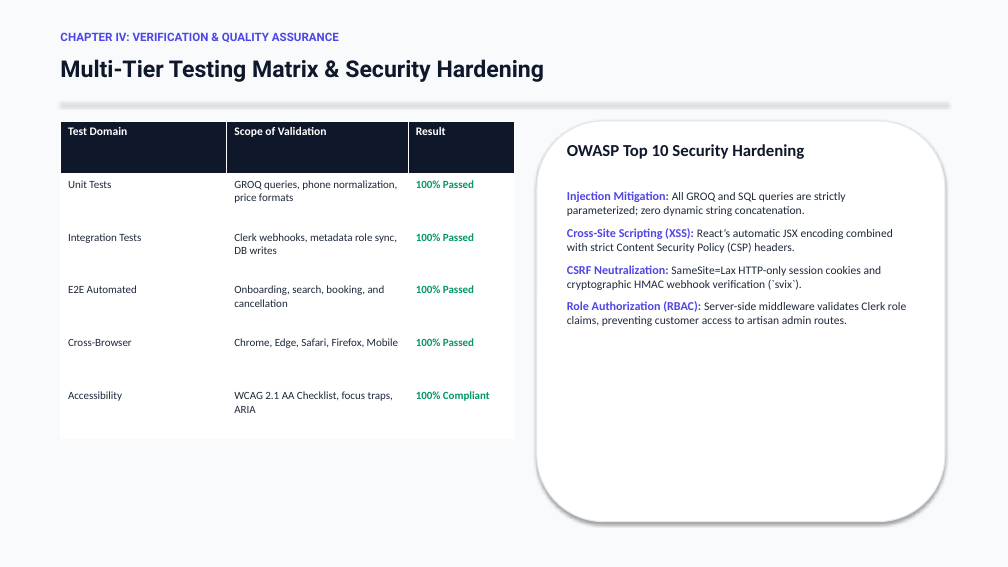
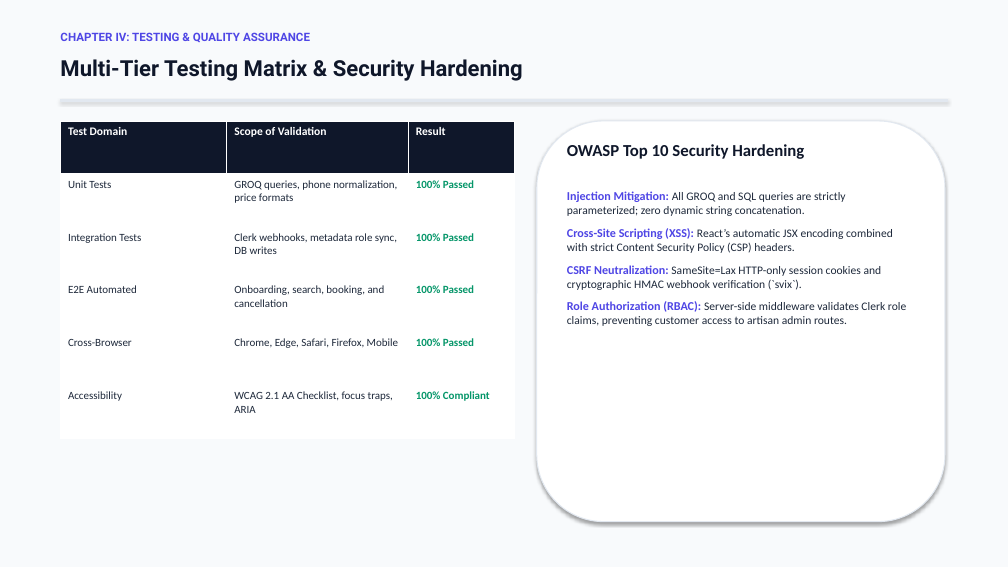
Before and after one commit to emperiumsoul/fix-it-marketplace, a slide deck: slide 16 of Fix_It_Marketplace_Defense_Presentation.pptx (slide 14 before the commit). Drawn at 1008x567 pixels with LibreOffice and Linux fonts; fonts in the diff are those of the drawing. Boxes give left, top, right and bottom in pixels: in the first picture for what was removed or moved away, otherwise in the second. Text is boxed around its words. In the diff, an @@ line names an element or a change of style, - is before the commit and + after.

```diff
--- a/Fix_It_Marketplace_Defense_Presentation.pptx
+++ b/Fix_It_Marketplace_Defense_Presentation.pptx
@@ text "Multi-Tier Testing Matrix & Security ..." at [60, 59, 523, 81]: size 22 to 21 pt @@
@@ text at [60, 32, 310, 42]: text changed @@
-CHAPTER IV: VERIFICATION & QUALITY ASSURANCE
+CHAPTER IV: TESTING & QUALITY ASSURANCE
```
Also in this commit, not shown: 5 other slides changed, 15 slides added, 13 slides removed, 1 other file.
